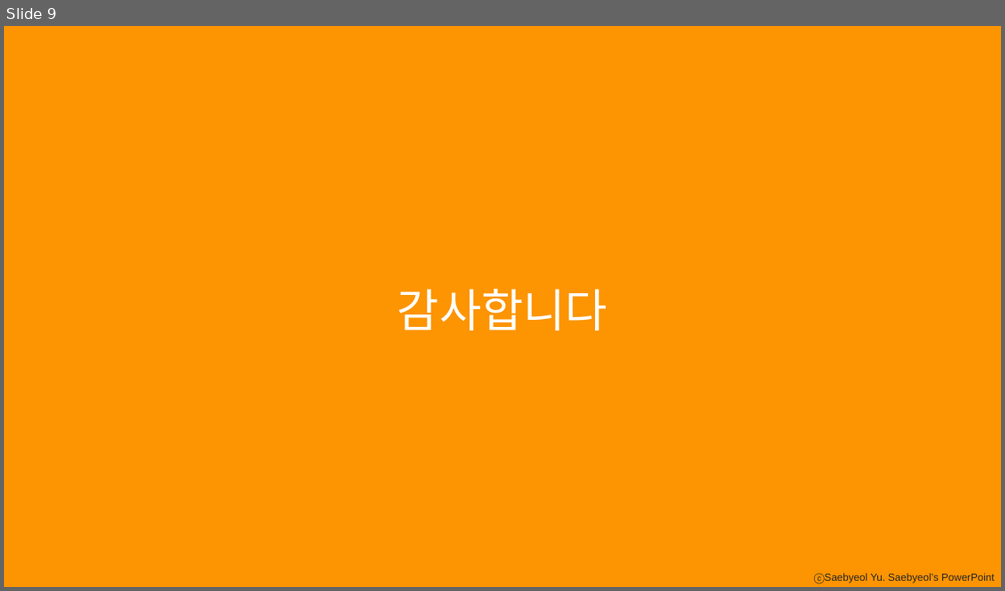
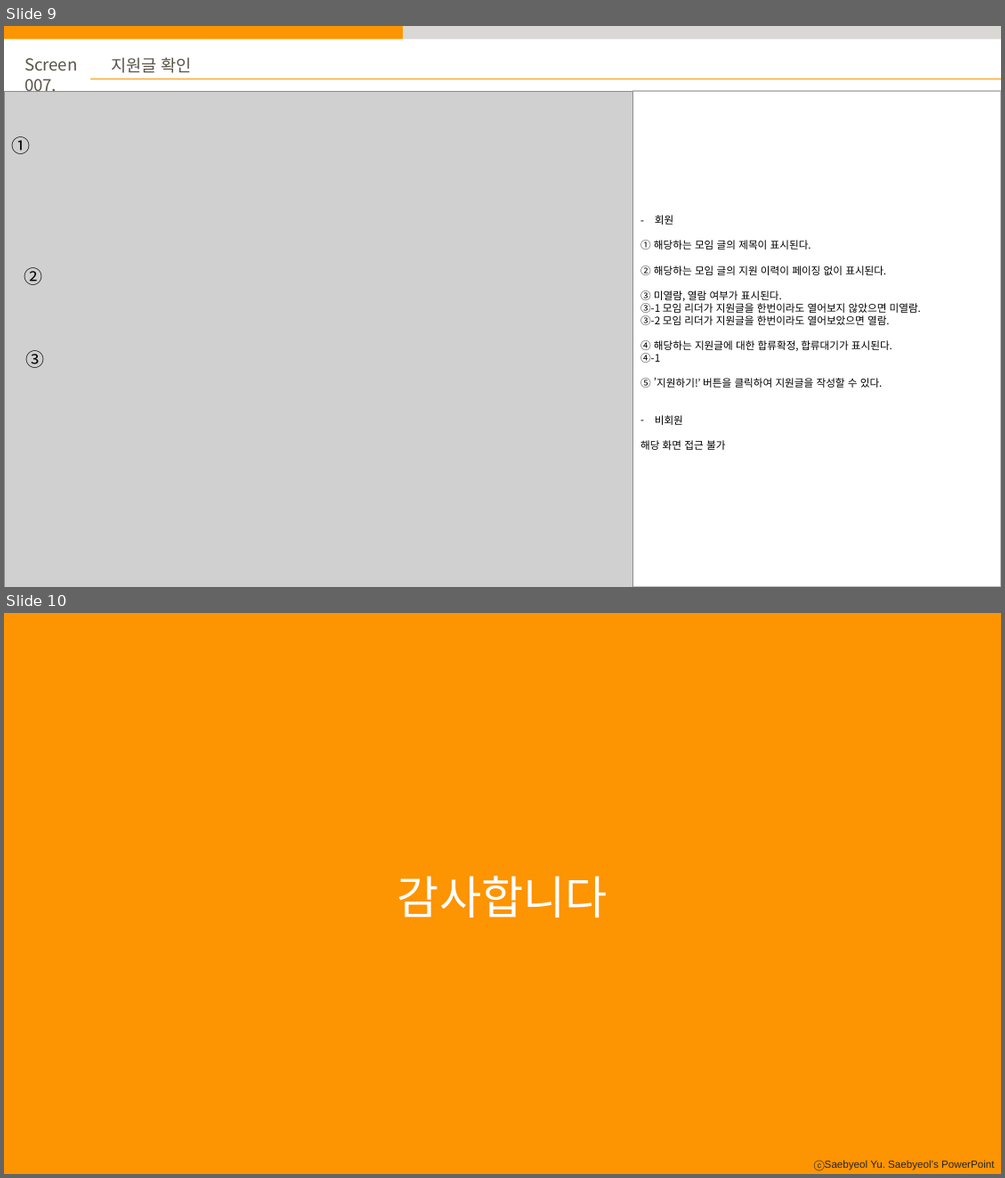
Before and after one commit to ywc-412/stumo_web, a slide deck: doc/1. 화면정의서/STUMO_화면정의서.pptx. Shown one above the other, each under a label of ours: slide 9 before the commit, slides 9 and 10 after it. The pictures are 1005x591 and 1005x1178 pixels, drawn with LibreOffice and Linux fonts; fonts in the diff are those of the drawing; grey boxes stand for pictures. Boxes give left, top, right and bottom in pixels: in the first picture for what was removed or moved away, otherwise in the second. Text is boxed around its words. In the diff, an @@ line names an element or a change of style, - is before the commit and + after.

Commit message:
화면정의서

```diff
--- a/doc/1. 화면정의서/STUMO_화면정의서.pptx
+++ b/doc/1. 화면정의서/STUMO_화면정의서.pptx
@@ slide 9 added at (x1=4, y1=26, x2=1001, y2=587), background #FFFFFF; not listed: 1 template element that a slide beside it also shows @@
@@ rectangle added at (x1=4, y1=26, x2=203, y2=39), fill #FD9401 @@
@@ rectangle added at (x1=203, y1=26, x2=404, y2=39), fill #FD9401 @@
@@ rectangle added at (x1=403, y1=26, x2=602, y2=39), fill #D9D8D5 @@
@@ rectangle added at (x1=602, y1=26, x2=802, y2=39), fill #D9D8D5 @@
@@ rectangle added at (x1=802, y1=26, x2=1001, y2=39), fill #D9D8D5 @@
@@ text added at (x1=24, y1=58, x2=78, y2=96), 16 pt, text #595347 @@
+Screen 007,
@@ line added from (90, 79) to (1001, 79), #FD9401 0.5 pt @@
@@ text added at (x1=111, y1=57, x2=192, y2=73), 16 pt, text #595347 @@
+지원글 확인
@@ picture added at (x1=4, y1=91, x2=633, y2=587) @@
@@ rectangle added at (x1=633, y1=91, x2=1001, y2=587), fill #FFFFFF, outline #BFBFBF 1 pt, 10 pt, text #000000 @@
+– 회원
+① 해당하는 모임 글의 제목이 표시된다.
+② 해당하는 모임 글의 지원 이력이 페이징 없이 표시된다.
+③ 미열람, 열람 여부가 표시된다.
+③-1 모임 리더가 지원글을 한번이라도 열어보지 않았으면 미열람.
+③-2 모임 리더가 지원글을 한번이라도 열어보았으면 열람.
+④ 해당하는 지원글에 대한 합류확정, 합류대기가 표시된다.
+④-1
+⑤ ’지원하기!’ 버튼을 클릭하여 지원글을 작성할 수 있다.
+– 비회원
+해당 화면 접근 불가
@@ text added at (x1=11, y1=136, x2=30, y2=154), 18 pt, text #000000 @@
+①
@@ text added at (x1=24, y1=267, x2=43, y2=285), 18 pt, text #000000 @@
+②
@@ text added at (x1=25, y1=350, x2=44, y2=368), 18 pt, text #000000 @@
+③
@@ what was slide 9 is now slide 10 @@
```
Also in this commit, not shown: 1 slide changed, 1 other slide added, 1 slide removed.
